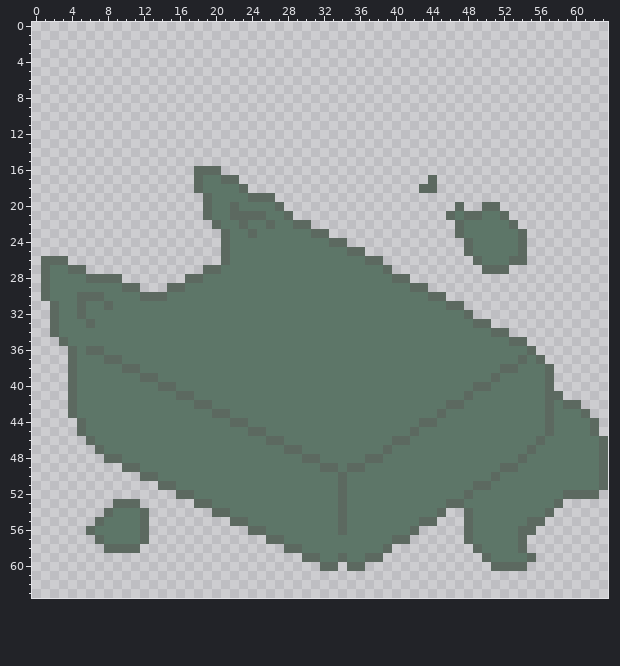
One commit to this pixel-art sprite: CozyAutumnJam_2022/Assets/Art/UI/Card/Icon/PropCard/IconSlimeCat_Card.png. Above is the file before it was changed.
The file is 64x64 pixels.
The same view after the edit:
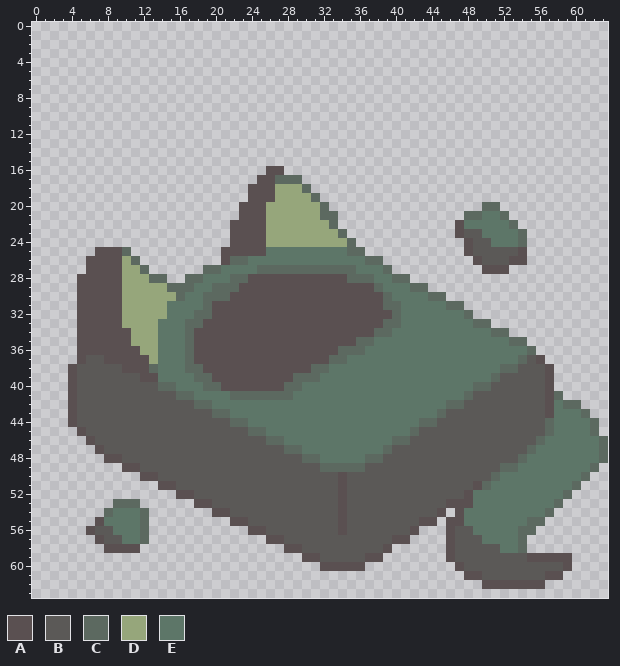
Palette (. is transparent): A #5a5051  B #5b5957  C #5c6960  D #96a67b  E #5d7668
The exact change:
@@ x 0..63 @@
 15 ................................................................
-16 ..................CCC...........................................
-17 ..................CEECC.....................C...................
-18 ..................CEEEEC...................CC...................
-19 ...................CEEEECCC.....................................
-20 ...................CEECEEEEC...................C..CC............
-21 ...................CEECCCCEEC.................CECCEEC...........
-22 ....................CEECEECEECC................CEEEEEC..........
-23 .....................CEECEEEEEECC..............CEEEEEEC.........
-24 .....................CEEEEEEEEEEECC.............CEEEEEC.........
-25 .....................CEEEEEEEEEEEEECC...........CEEEEEC.........
-26 .CCC.................CEEEEEEEEEEEEEEECC..........CEEECC.........
-27 .CEECC.............CCEEEEEEEEEEEEEEEEEEC..........CCC...........
-28 .CEEEECCCC.......CCEEEEEEEEEEEEEEEEEEEEECC......................
-29 .CEEEEEEEECC...CCEEEEEEEEEEEEEEEEEEEEEEEEECC....................
-30 .CEEECCCEEEECCCEEEEEEEEEEEEEEEEEEEEEEEEEEEEECC..................
-31 ..CEECEECEEEEEEEEEEEEEEEEEEEEEEEEEEEEEEEEEEEEECC................
-32 ..CEECEEEEEEEEEEEEEEEEEEEEEEEEEEEEEEEEEEEEEEEEEEC...............
-33 ..CEEECEEEEEEEEEEEEEEEEEEEEEEEEEEEEEEEEEEEEEEEEEECC.............
-34 ..CEEEEEEEEEEEEEEEEEEEEEEEEEEEEEEEEEEEEEEEEEEEEEEEECC...........
-35 ...CEEEEEEEEEEEEEEEEEEEEEEEEEEEEEEEEEEEEEEEEEEEEEEEEECC.........
-36 ....CECCEEEEEEEEEEEEEEEEEEEEEEEEEEEEEEEEEEEEEEEEEEEEEEEC........
-37 ....CEEECCEEEEEEEEEEEEEEEEEEEEEEEEEEEEEEEEEEEEEEEEEEEECEC.......
-38 ....CEEEEECCEEEEEEEEEEEEEEEEEEEEEEEEEEEEEEEEEEEEEEEECCEEEC......
-39 ....CEEEEEEECCEEEEEEEEEEEEEEEEEEEEEEEEEEEEEEEEEEEEECEEEEEC......
-40 ....CEEEEEEEEECCEEEEEEEEEEEEEEEEEEEEEEEEEEEEEEEEECCEEEEEEC......
-41 ....CEEEEEEEEEEECCEEEEEEEEEEEEEEEEEEEEEEEEEEEEEECEEEEEEEECC.....
-42 ....CEEEEEEEEEEEEECCEEEEEEEEEEEEEEEEEEEEEEEEEECCEEEEEEEEECECC...
-43 ....CEEEEEEEEEEEEEEECCEEEEEEEEEEEEEEEEEEEEEEECEEEEEEEEEEECEEEC..
-44 .....CEEEEEEEEEEEEEEEECCEEEEEEEEEEEEEEEEEEECCEEEEEEEEEEEECEEEEC.
-45 .....CEEEEEEEEEEEEEEEEEECCEEEEEEEEEEEEEEEECEEEEEEEEEEEEEECEEEEC.
-46 ......CEEEEEEEEEEEEEEEEEEECCEEEEEEEEEEEECCEEEEEEEEEEEEEECEEEEEEC
-47 .......CEEEEEEEEEEEEEEEEEEEECCEEEEEEEEECEEEEEEEEEEEEEEECEEEEEEEC
-48 ........CCEEEEEEEEEEEEEEEEEEEECCEEEEECCEEEEEEEEEEEEEEECEEEEEEEEC
-49 ..........CCEEEEEEEEEEEEEEEEEEEECCECCEEEEEEEEEEEEEEECCEEEEEEEEEC
-50 ............CCEEEEEEEEEEEEEEEEEEEECEEEEEEEEEEEEEEEECEEEEEEEEEEEC
-51 ..............CCEEEEEEEEEEEEEEEEEECEEEEEEEEEEEEEECCEEEEEEEEEEEEC
-52 ................CCEEEEEEEEEEEEEEEECEEEEEEEEEEEEECEEEEEEEEEECCCC.
-53 .........CCC......CCEEEEEEEEEEEEEECEEEEEEEEEEECCEEEEEEEEEEC.....
-54 ........CEEEC.......CCEEEEEEEEEEEECEEEEEEEEEEC..CEEEEEEEEC......
-55 .......CEEEEC.........CCEEEEEEEEEECEEEEEEEECC...CEEEEEECC.......
-56 ......CEEEEEC...........CCEEEEEEEECEEEEEEEC.....CEEEEECC........
-57 .......CEEEEC.............CCEEEEEEEEEEEECC......CEEEEEC.........
-58 ........CCCC................CCEEEEEEEEEC.........CEEEEC.........
-59 ..............................CCEECEECC...........CEEEEC........
-60 ................................CC.CC..............CCCC.........
-61 ................................................................
-62 ................................................................
+16 ..........................AA....................................
+17 .........................AACCC..................................
+18 ........................AAADDDC.................................
+19 ........................AAADDDDC................................
+20 .......................AAADDDDDDC.................CC............
+21 .......................AAADDDDDDCC..............CCEEC...........
+22 ......................AAAADDDDDDDC.............AEEEEEC..........
+23 ......................AAAADDDDDDDDC............ABBEEEEC.........
+24 ......................AAAADDDDDDDDDC............ABBEEEC.........
+25 .......AAAC..........AAAAAEEEEEEEEECC...........ABBBBBA.........
+26 ......AAAADC.........ACCEEEEEEEEEEEEECC..........ABBBAA.........
+27 ......AAAADDC......CCEEEECCCCCCCCCCCEEEC..........AAA...........
+28 .....AAAAADDDCC..CCEEECCAAAAAAAAAAACCCEECC......................
+29 .....AAAAADDDDDCCCEECCCAAAAAAAAAAAAAAACEEECC....................
+30 .....AAAAADDDDDDCEECCCAAAAAAAAAAAAAAAAACEEEECC..................
+31 .....AAAAADDDDDEEEECAAAAAAAAAAAAAAAAAAACCEEEEECC................
+32 .....AAAAADDDDDEEECCAAAAAAAAAAAAAAAAAAAACEEEEEEEC...............
+33 .....AAAAADDDDEEECCAAAAAAAAAAAAAAAAAAAACCEEEEEEEECC.............
+34 .....AAAAAADDDEEECAAAAAAAAAAAAAAAAAAAACCEEEEEEEEEEECC...........
+35 .....AAAAAADDDEEECAAAAAAAAAAAAAAAAAACCEEEEEEEEEEEEEEECC.........
+36 .....AAAAAAADDEEECAAAAAAAAAAAAAAAACCCEEEEEEEEEEEEEEEEEEC........
+37 .....ABBAAAAADEEECAAAAAAAAAAAAAAACCEEEEEEEEEEEEEEEEEEECBA.......
+38 ....ABBBBBAAACEEECCAAAAAAAAAAAACCEEEEEEEEEEEEEEEEEEECCBBBA......
+39 ....ABBBBBBBAAEEEECCAAAAAAAAACCCEEEEEEEEEEEEEEEEEEECBBBBBA......
+40 ....ABBBBBBBBBCCEEECCAAAAAAACCEEEEEEEEEEEEEEEEEEECCBBBBBBA......
+41 ....ABBBBBBBBBBBCCEEEECCCCCCCEEEEEEEEEEEEEEEEEEECBBBBBBBBAC.....
+42 ....ABBBBBBBBBBBBBCCEEEEEEEEEEEEEEEEEEEEEEEEEECCBBBBBBBBBAECC...
+43 ....ABBBBBBBBBBBBBBBCCEEEEEEEEEEEEEEEEEEEEEEECBBBBBBBBBBBAEEEC..
+44 ....ABBBBBBBBBBBBBBBBBCCEEEEEEEEEEEEEEEEEEECCBBBBBBBBBBBBCEEEEC.
+45 .....ABBBBBBBBBBBBBBBBBBCCEEEEEEEEEEEEEEEECBBBBBBBBBBBBBBCEEEEC.
+46 ......ABBBBBBBBBBBBBBBBBBBCCEEEEEEEEEEEECCBBBBBBBBBBBBBBCEEEEEEC
+47 .......ABBBBBBBBBBBBBBBBBBBBCCEEEEEEEEECBBBBBBBBBBBBBBBCEEEEEEEC
+48 ........AABBBBBBBBBBBBBBBBBBBBCCEEEEECCBBBBBBBBBBBBBBBCEEEEEEEEC
+49 ..........AABBBBBBBBBBBBBBBBBBBBCCCCCBBBBBBBBBBBBBBBCCEEEEEEEEC.
+50 ............AABBBBBBBBBBBBBBBBBBBBABBBBBBBBBBBBBBBBCEEEEEEEEEC..
+51 ..............AABBBBBBBBBBBBBBBBBBABBBBBBBBBBBBBBACEEEEEEEEEC...
+52 ................AABBBBBBBBBBBBBBBBABBBBBBBBBBBBBAEEEEEEEEEEC....
+53 .........CCC......AABBBBBBBBBBBBBBABBBBBBBBBBBAAAEEEEEEEEEC.....
+54 ........CEEEC.......AABBBBBBBBBBBBABBBBBBBBBBA.AEEEEEEEEEC......
+55 .......AEEEEC.........AABBBBBBBBBBABBBBBBBBAA.AAEEEEEEECC.......
+56 ......ABBEEEC...........AABBBBBBBBABBBBBBBA...ABBEEEEECC........
+57 .......ABBEEC.............AABBBBBBBBBBBBAA....ABBBEEEEC.........
+58 ........AAAA................AABBBBBBBBBA......ABBBBBEEC.........
+59 ..............................AABBBBBAA.......ABBBBBBBBAAAAA....
+60 ................................AAAAA..........ABBBBBBBBBBBA....
+61 ................................................AABBBBBBBAA.....
+62 ..................................................AAAAAAA.......
 63 ................................................................
Boxes around the changes in both pictures, in picture pixels (x1, y1, x2, y2):
changed: (41, 166, 572, 589)
changed: (572, 463, 608, 499)
